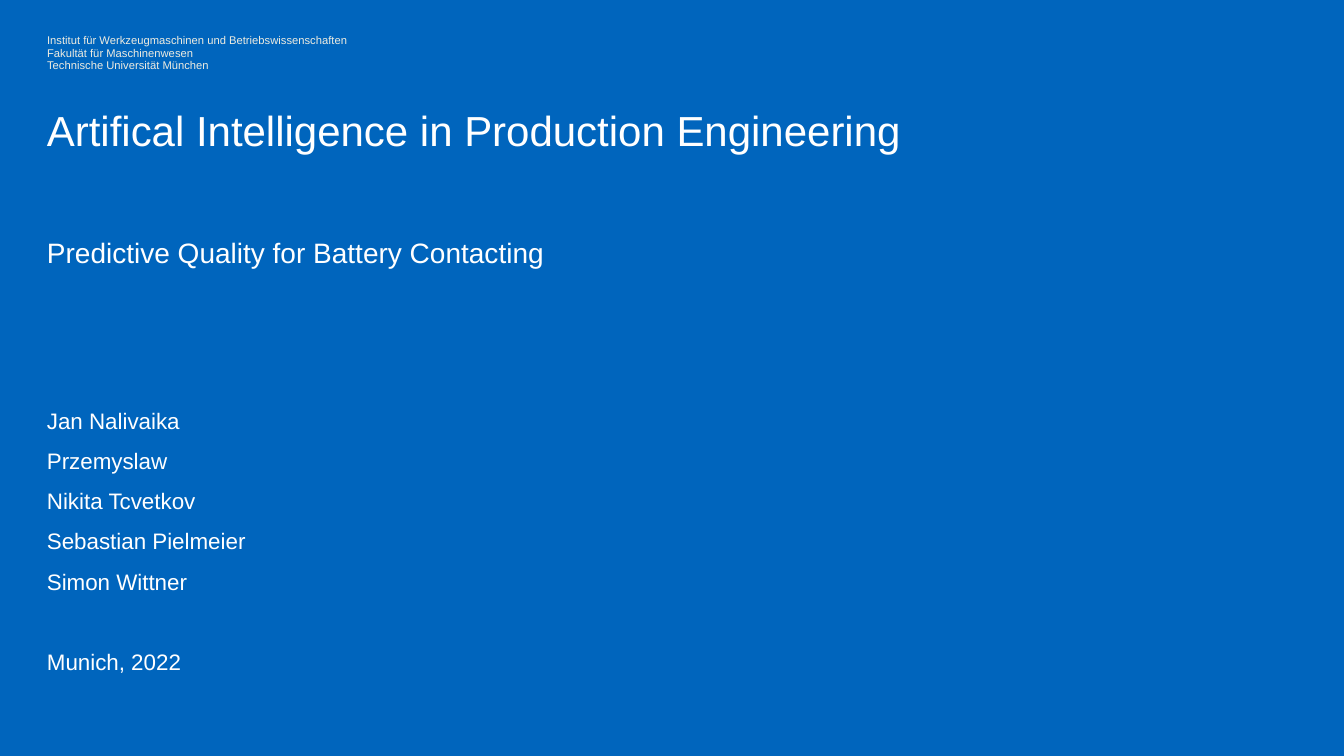
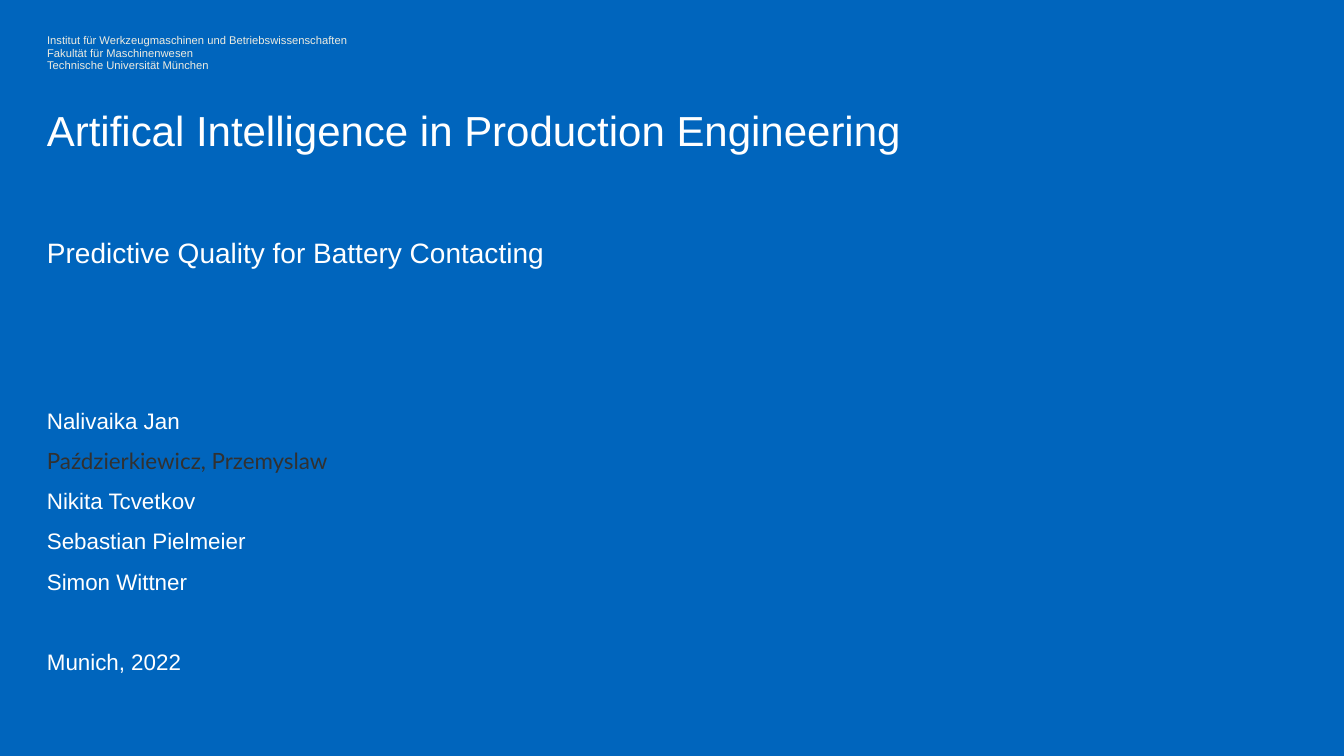
Before and after one commit to JanNalivaika/Predictive-Quality-Battery-TUM, a slide deck: slide 1 of Report/final/AI in PE group presentation.pptx. Drawn at 1344x756 pixels with LibreOffice and Linux fonts; fonts in the diff are those of the drawing; background and template pictures are left out. Boxes give left, top, right and bottom in pixels: in the first picture for what was removed or moved away, otherwise in the second. Text is boxed around its words. In the diff, an @@ line names an element or a change of style, - is before the commit and + after.

```diff
--- a/Report/final/AI in PE group presentation.pptx
+++ b/Report/final/AI in PE group presentation.pptx
@@ text at [47, 412, 328, 473]: text changed; font Arial to Lato; text colour #FFFFFF to #323130 @@
-Jan Nalivaika
-Przemyslaw
+Nalivaika Jan
+Paździerkiewicz, Przemyslaw
```
Also in this commit, not shown: 10 other files.
